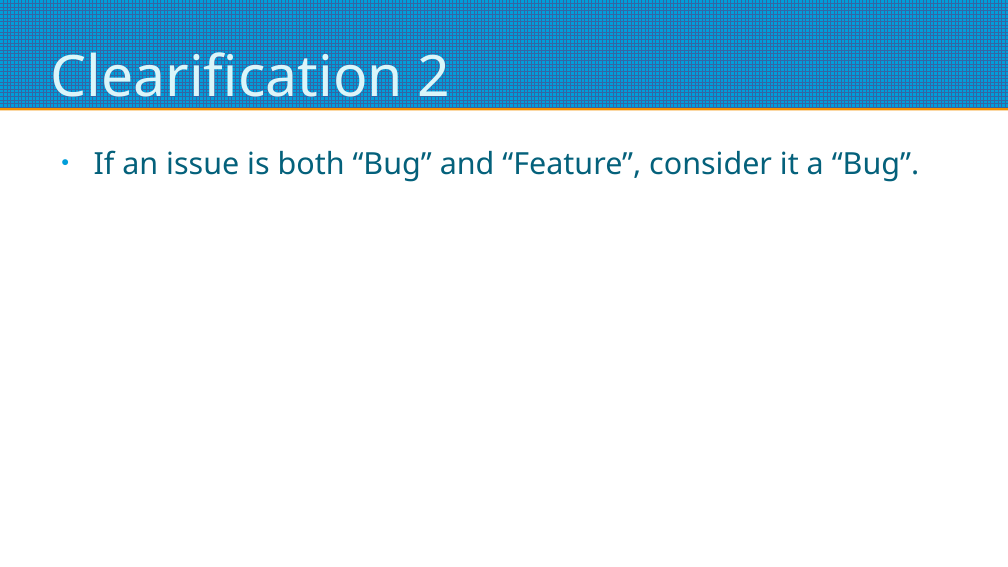
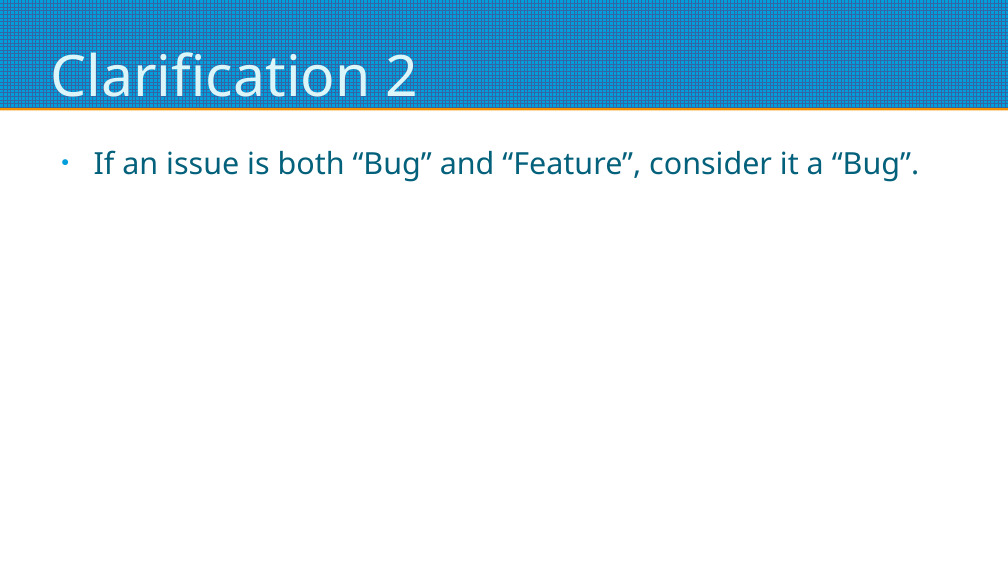
Before and after one commit to roskakori/django-reporting-with-raw-sql, a slide deck: slide 65 of Django reporting with raw SQL.odp (slide 64 before the commit). Drawn at 1008x567 pixels with LibreOffice and Linux fonts; fonts in the diff are those of the drawing. Boxes give left, top, right and bottom in pixels: in the first picture for what was removed or moved away, otherwise in the second. Text is boxed around its words. In the diff, an @@ line names an element or a change of style, - is before the commit and + after.

```diff
--- a/Django reporting with raw SQL.odp
+++ b/Django reporting with raw SQL.odp
@@ title at box(50, 42, 419, 111): text changed @@
-Clearification 2
+Clarification 2
```
Also in this commit, not shown: 10 other slides changed, 3 slides added, 2 slides removed.
